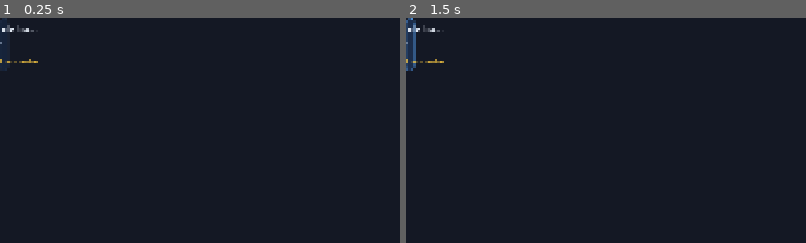
Above: before the commit, frames 1-2 (left to right).
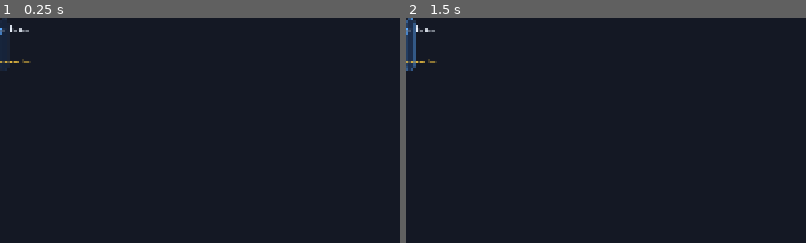
Above: after the commit, the same moments.

Repository: SaidSar/server-flow-2d
Game: Godot game, scene res://scenes/dashboard/upgrade_button.tscn
Same seed, same stepped clock (60 frames per second), same inputs: the game is played once before the commit and once after it. This scene is started directly instead of the project's main scene.
Inputs (mouse positions are % of the whole screen's width and height, from its top left):
- Up to frame 1 (0.25 s): no input
- Up to frame 2 (1.5 s): click (1, 6) at 0.5 s; click (1, 6) at 1.25 s
The pictures show only the part of the screen within x 0-50%, y 0-50%; the shares and areas given below are measured in that part.

The runs differ from the first frame. In frame 1, 0.2% of the frame differs, in the area x 0-10%, y 3-20%; in frame 2, 0.2%.
Error before the commit: Invalid access to property or key 'id' on a base object of type 'Nil'. (res://scripts/dashboard/upgrade_button.gd:103)
Error after the commit: Parse Error: Identifier "NumberFormat" not declared in the current scope. (res://scripts/dashboard/upgrade_info_card.gd:45)

Commit message:
feat: ficha de mejora con pulsación larga, botón i y tooltip
UpgradeInfoCard muestra efecto por nivel, nivel actual, costo y qué enseña.
Se abre en un panel al mantener presionada la mejora 0.4 s (también si está
bloqueada) o con su botón i de 64 px; en PC el tooltip usa la misma ficha.

Co-Authored-By: Claude Opus 5.5 <noreply@anthropic.com>

Diff:
--- a/scenes/dashboard/upgrade_button.tscn
+++ b/scenes/dashboard/upgrade_button.tscn
@@ -18,7 +18,7 @@
 mouse_filter = 2
 theme_override_constants/margin_left = 14
 theme_override_constants/margin_top = 10
-theme_override_constants/margin_right = 14
+theme_override_constants/margin_right = 52
 theme_override_constants/margin_bottom = 10
 
 [node name="Content" type="VBoxContainer" parent="Margin"]
@@ -89,3 +89,18 @@
 theme_override_colors/font_color = Color(0.541176, 0.607843, 0.709804, 1)
 theme_override_font_sizes/font_size = 18
 text = "Etapa 2"
+
+[node name="InfoButton" type="Button" parent="."]
+unique_name_in_owner = true
+custom_minimum_size = Vector2(64, 64)
+layout_mode = 1
+anchors_preset = 1
+anchor_left = 1.0
+anchor_right = 1.0
+offset_left = -64.0
+offset_bottom = 64.0
+grow_horizontal = 0
+tooltip_text = "Ver información"
+theme_override_colors/font_color = Color(0.352941, 0.662745, 1, 1)
+theme_override_font_sizes/font_size = 22
+text = "i"
--- /dev/null
+++ b/scenes/dashboard/upgrade_info_card.tscn
@@ -0,0 +1,73 @@
+[gd_scene format=3]
+
+[ext_resource type="Script" path="res://scripts/dashboard/upgrade_info_card.gd" id="1_card"]
+
+[node name="UpgradeInfoCard" type="PanelContainer"]
+custom_minimum_size = Vector2(520, 0)
+mouse_filter = 2
+script = ExtResource("1_card")
+
+[node name="Content" type="VBoxContainer" parent="."]
+layout_mode = 2
+mouse_filter = 2
+theme_override_constants/separation = 8
+
+[node name="NameLabel" type="Label" parent="Content"]
+unique_name_in_owner = true
+layout_mode = 2
+theme_override_colors/font_color = Color(0.901961, 0.929412, 0.968627, 1)
+theme_override_font_sizes/font_size = 32
+text = "RAM"
+
+[node name="EffectLabel" type="Label" parent="Content"]
+unique_name_in_owner = true
+custom_minimum_size = Vector2(480, 0)
+layout_mode = 2
+theme_override_colors/font_color = Color(0.239216, 0.862745, 0.517647, 1)
+theme_override_font_sizes/font_size = 21
+text = "Efecto: +50 % concurrencia por nivel"
+autowrap_mode = 3
+
+[node name="LevelLabel" type="Label" parent="Content"]
+unique_name_in_owner = true
+custom_minimum_size = Vector2(480, 0)
+layout_mode = 2
+theme_override_colors/font_color = Color(0.352941, 0.662745, 1, 1)
+theme_override_font_sizes/font_size = 21
+text = "Nivel actual: 0 de 10"
+autowrap_mode = 3
+
+[node name="CostLabel" type="Label" parent="Content"]
+unique_name_in_owner = true
+layout_mode = 2
+theme_override_colors/font_color = Color(0.960784, 0.772549, 0.258824, 1)
+theme_override_font_sizes/font_size = 21
+text = "Costo: 30 monedas"
+
+[node name="Separator" type="HSeparator" parent="Content"]
+layout_mode = 2
+mouse_filter = 2
+
+[node name="ConceptTitle" type="Label" parent="Content"]
+layout_mode = 2
+theme_override_colors/font_color = Color(0.352941, 0.662745, 1, 1)
+theme_override_font_sizes/font_size = 22
+text = "Qué enseña"
+
+[node name="ConceptLabel" type="Label" parent="Content"]
+unique_name_in_owner = true
+custom_minimum_size = Vector2(480, 0)
+layout_mode = 2
+theme_override_colors/font_color = Color(0.901961, 0.929412, 0.968627, 1)
+theme_override_font_sizes/font_size = 22
+text = "Concurrencia: la RAM limita cuántas peticiones se atienden al mismo tiempo."
+autowrap_mode = 3
+
+[node name="DescriptionLabel" type="Label" parent="Content"]
+unique_name_in_owner = true
+custom_minimum_size = Vector2(480, 0)
+layout_mode = 2
+theme_override_colors/font_color = Color(0.541176, 0.607843, 0.709804, 1)
+theme_override_font_sizes/font_size = 19
+text = "Más memoria para atender más peticiones simultáneas."
+autowrap_mode = 3
--- /dev/null
+++ b/scenes/dashboard/upgrade_info_panel.tscn
@@ -0,0 +1,47 @@
+[gd_scene format=3]
+
+[ext_resource type="Script" path="res://scripts/dashboard/upgrade_info_panel.gd" id="1_panel"]
+[ext_resource type="PackedScene" path="res://scenes/dashboard/upgrade_info_card.tscn" id="2_card"]
+
+[node name="UpgradeInfoPanel" type="Control"]
+layout_mode = 3
+anchors_preset = 15
+anchor_right = 1.0
+anchor_bottom = 1.0
+grow_horizontal = 2
+grow_vertical = 2
+script = ExtResource("1_panel")
+
+[node name="Dimmer" type="ColorRect" parent="."]
+unique_name_in_owner = true
+layout_mode = 1
+anchors_preset = 15
+anchor_right = 1.0
+anchor_bottom = 1.0
+grow_horizontal = 2
+grow_vertical = 2
+color = Color(0.0431373, 0.0666667, 0.109804, 0.8)
+
+[node name="Center" type="CenterContainer" parent="."]
+layout_mode = 1
+anchors_preset = 15
+anchor_right = 1.0
+anchor_bottom = 1.0
+grow_horizontal = 2
+grow_vertical = 2
+mouse_filter = 2
+
+[node name="Content" type="VBoxContainer" parent="Center"]
+layout_mode = 2
+theme_override_constants/separation = 16
+
+[node name="Card" parent="Center/Content" instance=ExtResource("2_card")]
+unique_name_in_owner = true
+layout_mode = 2
+
+[node name="CloseButton" type="Button" parent="Center/Content"]
+unique_name_in_owner = true
+custom_minimum_size = Vector2(0, 72)
+layout_mode = 2
+theme_override_font_sizes/font_size = 26
+text = "Cerrar"
--- a/scripts/dashboard/upgrade_button.gd
+++ b/scripts/dashboard/upgrade_button.gd
@@ -2,11 +2,15 @@
 extends Button
 ## Botón de la consola para una UpgradeData: nombre, efecto, nivel y costo.
 ## Bloqueado muestra candado y "Etapa n"; se resalta en rojo si arregla el cuello de botella.
+## La ficha de la mejora se abre al mantenerlo presionado, con el botón "i" o como tooltip en PC.
 
 signal purchase_requested(upgrade_id: StringName)
+## Mantener presionado o tocar la "i": mostrar la ficha de la mejora.
+signal info_requested(upgrade_id: StringName)
 
+const INFO_CARD_SCENE := preload("res://scenes/dashboard/upgrade_info_card.tscn")
 const HEIGHT := 128.0
-const TOOLTIP_WIDTH := 420.0
+const LONG_PRESS_SECONDS := 0.4
 
 @onready var _name_label: Label = %NameLabel
 @onready var _effect_label: Label = %EffectLabel
@@ -15,6 +19,7 @@
 @onready var _lock_box: Control = %LockBox
 @onready var _lock_label: Label = %LockLabel
 @onready var _info_box: Control = %InfoBox
+@onready var _info_button: Button = %InfoButton
 
 var upgrade: UpgradeData
 var _is_highlighted := false
@@ -23,13 +28,25 @@
 var _pressed_style := DashboardColors.panel_style(Color("#24395c"), DashboardColors.ACCENT, 3, 12, 10.0)
 var _disabled_style := DashboardColors.panel_style(Color("#0f1726"), Color("#1a2638"), 2, 12, 10.0)
 var _highlight_style := DashboardColors.panel_style(Color("#2a1620"), DashboardColors.DANGER, 4, 12, 10.0)
+var _long_press_timer := Timer.new()
+## La pulsación actual ya abrió la ficha: al soltar no se compra.
+var _long_pressed := false
 
 
 func _ready() -> void:
 	custom_minimum_size.y = HEIGHT
 	focus_mode = Control.FOCUS_ALL
 	_apply_styles()
+	_long_press_timer.one_shot = true
+	_long_press_timer.wait_time = LONG_PRESS_SECONDS
+	_long_press_timer.timeout.connect(_on_long_press)
+	add_child(_long_press_timer)
+	_style_info_button()
 	pressed.connect(_on_pressed)
+	# gui_input llega aunque el botón esté deshabilitado: así también se ve la ficha de una mejora bloqueada.
+	gui_input.connect(_on_gui_input)
+	mouse_exited.connect(_long_press_timer.stop)
+	_info_button.pressed.connect(_request_info)
 
 
 func setup(data: UpgradeData) -> void:
@@ -37,7 +54,8 @@
 	name = "Upgrade_%s" % data.id
 	_name_label.text = data.display_name
 	_effect_label.text = data.short_effect
-	tooltip_text = "%s\n\n%s" % [data.description, data.concept]
+	# El contenido real del tooltip lo arma _make_custom_tooltip; el texto solo lo activa.
+	tooltip_text = data.display_name
 	refresh()
 
 
@@ -76,18 +94,47 @@
 	return _is_highlighted
 
 
-## Tooltip con el concepto que enseña la mejora, en un panel con ancho fijo para que el texto se ajuste.
-func _make_custom_tooltip(for_text: String) -> Object:
-	var panel := PanelContainer.new()
-	panel.add_theme_stylebox_override(&"panel", DashboardColors.panel_style(Color("#16233a"), DashboardColors.ACCENT, 2, 10, 14.0))
-	var label := Label.new()
-	label.text = for_text
-	label.autowrap_mode = TextServer.AUTOWRAP_WORD_SMART
-	label.custom_minimum_size.x = TOOLTIP_WIDTH
-	label.add_theme_font_size_override(&"font_size", 20)
-	label.add_theme_color_override(&"font_color", DashboardColors.TEXT)
-	panel.add_child(label)
-	return panel
+## Tooltip (PC): la misma ficha que se abre en táctil.
+func _make_custom_tooltip(_for_text: String) -> Object:
+	var card := INFO_CARD_SCENE.instantiate() as UpgradeInfoCard
+	card.setup(upgrade)
+	return card
+
+
+func _on_gui_input(event: InputEvent) -> void:
+	var click := event as InputEventMouseButton
+	if click == null or click.button_index != MOUSE_BUTTON_LEFT:
+		return
+	if click.pressed:
+		_long_pressed = false
+		_long_press_timer.start()
+	else:
+		_long_press_timer.stop()
+
+
+func _on_long_press() -> void:
+	_long_pressed = true
+	_request_info()
+
+
+func _request_info() -> void:
+	info_requested.emit(upgrade.id)
+
+
+## La "i": un círculo pequeño dentro de un área táctil de 64 × 64.
+func _style_info_button() -> void:
+	var circle := StyleBoxFlat.new()
+	circle.bg_color = Color(DashboardColors.ACCENT, 0.18)
+	circle.border_color = DashboardColors.ACCENT
+	circle.set_border_width_all(2)
+	circle.set_corner_radius_all(999)
+	circle.set_expand_margin_all(-14.0)
+	var hover := circle.duplicate() as StyleBoxFlat
+	hover.bg_color = Color(DashboardColors.ACCENT, 0.4)
+	_info_button.add_theme_stylebox_override(&"normal", circle)
+	_info_button.add_theme_stylebox_override(&"hover", hover)
+	_info_button.add_theme_stylebox_override(&"pressed", hover)
+	_info_button.add_theme_stylebox_override(&"focus", StyleBoxEmpty.new())
 
 
 func _apply_styles() -> void:
@@ -100,4 +147,7 @@
 
 
 func _on_pressed() -> void:
+	if _long_pressed:
+		_long_pressed = false
+		return
 	purchase_requested.emit(upgrade.id)
--- /dev/null
+++ b/scripts/dashboard/upgrade_info_card.gd
@@ -0,0 +1,54 @@
+class_name UpgradeInfoCard
+extends PanelContainer
+## Ficha de una mejora: nombre, efecto por nivel, nivel actual, costo y qué concepto enseña.
+## Se usa como tooltip (PC) y dentro de UpgradeInfoPanel (táctil: mantener presionado o botón "i").
+
+const WIDTH := 520.0
+
+@onready var _name_label: Label = %NameLabel
+@onready var _effect_label: Label = %EffectLabel
+@onready var _level_label: Label = %LevelLabel
+@onready var _cost_label: Label = %CostLabel
+@onready var _concept_label: Label = %ConceptLabel
+@onready var _description_label: Label = %DescriptionLabel
+
+var _upgrade: UpgradeData
+
+
+func _ready() -> void:
+	add_theme_stylebox_override(&"panel", DashboardColors.panel_style(Color("#16233a"), DashboardColors.ACCENT, 2, 14, 20.0))
+	custom_minimum_size.x = WIDTH
+	if _upgrade != null:
+		_apply(_upgrade)
+
+
+## Se puede llamar antes de que la ficha entre al árbol (el tooltip la crea así).
+func setup(upgrade: UpgradeData) -> void:
+	_upgrade = upgrade
+	if is_node_ready():
+		_apply(upgrade)
+
+
+func _apply(upgrade: UpgradeData) -> void:
+	_name_label.text = upgrade.display_name
+	_effect_label.text = "Efecto: %s" % describe_effect(upgrade)
+	var level := Simulation.get_level(upgrade.id)
+	if not Simulation.is_unlocked(upgrade):
+		_level_label.text = "Bloqueada: se desbloquea en la etapa %d" % upgrade.unlock_stage
+	elif upgrade.is_action():
+		_level_label.text = "Acción: se puede usar las veces que quieras"
+	else:
+		_level_label.text = "Nivel actual: %d de %d" % [level, upgrade.max_level]
+	if upgrade.is_maxed(level):
+		_cost_label.text = "Costo: nivel máximo"
+	else:
+		_cost_label.text = "Costo: %s monedas" % NumberFormat.thousands(Simulation.get_cost(upgrade))
+	_concept_label.text = upgrade.concept
+	_description_label.text = upgrade.description
+
+
+## "+50 % concurrencia por nivel", "Libera 40 % del disco"...
+static func describe_effect(upgrade: UpgradeData) -> String:
+	if upgrade.is_action() or upgrade.max_level <= 1:
+		return upgrade.short_effect
+	return "%s por nivel" % upgrade.short_effect
--- /dev/null
+++ b/scripts/dashboard/upgrade_info_panel.gd
@@ -0,0 +1,32 @@
+class_name UpgradeInfoPanel
+extends Control
+## Panel modal con la ficha de una mejora. Se abre al mantener presionada una mejora o al tocar su "i".
+
+@onready var _card: UpgradeInfoCard = %Card
+@onready var _close_button: Button = %CloseButton
+@onready var _dimmer: ColorRect = %Dimmer
+
+
+func _ready() -> void:
+	_close_button.pressed.connect(hide)
+	_dimmer.gui_input.connect(_on_dimmer_input)
+	hide()
+
+
+func _unhandled_input(event: InputEvent) -> void:
+	if visible and event.is_action_pressed(&"ui_cancel"):
+		hide()
+		get_viewport().set_input_as_handled()
+
+
+func show_upgrade(upgrade: UpgradeData) -> void:
+	_card.setup(upgrade)
+	show()
+	_close_button.grab_focus()
+
+
+## Tocar fuera de la ficha también la cierra.
+func _on_dimmer_input(event: InputEvent) -> void:
+	var click := event as InputEventMouseButton
+	if click != null and click.pressed:
+		hide()
Not shown, added: scripts/dashboard/upgrade_info_card.gd.uid
Not shown, added: scripts/dashboard/upgrade_info_panel.gd.uid
